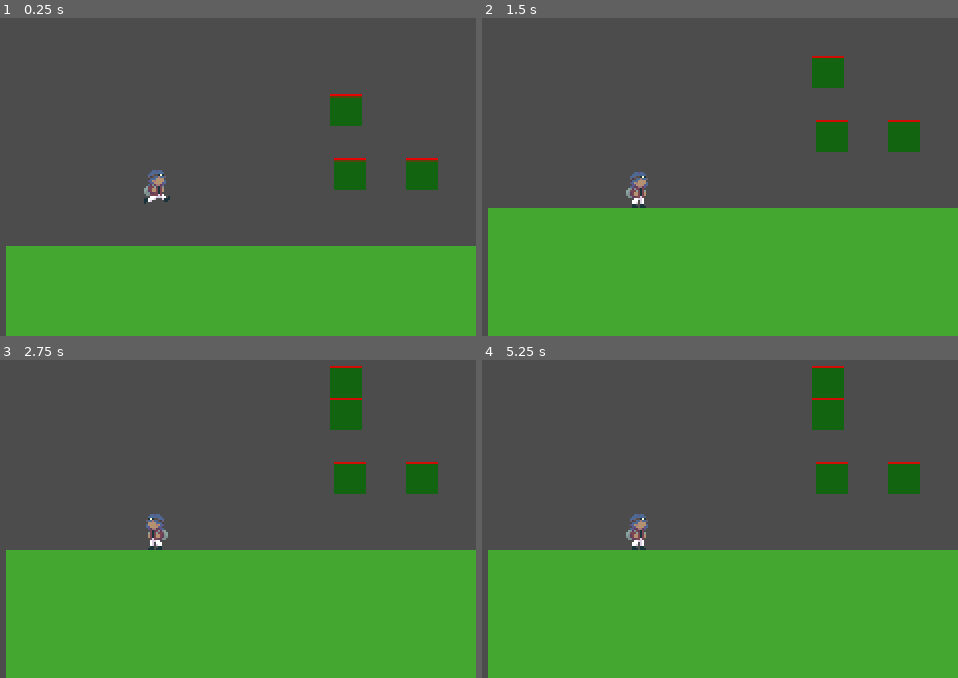
Above: before the commit, frames 1-4 (two rows, left to right).
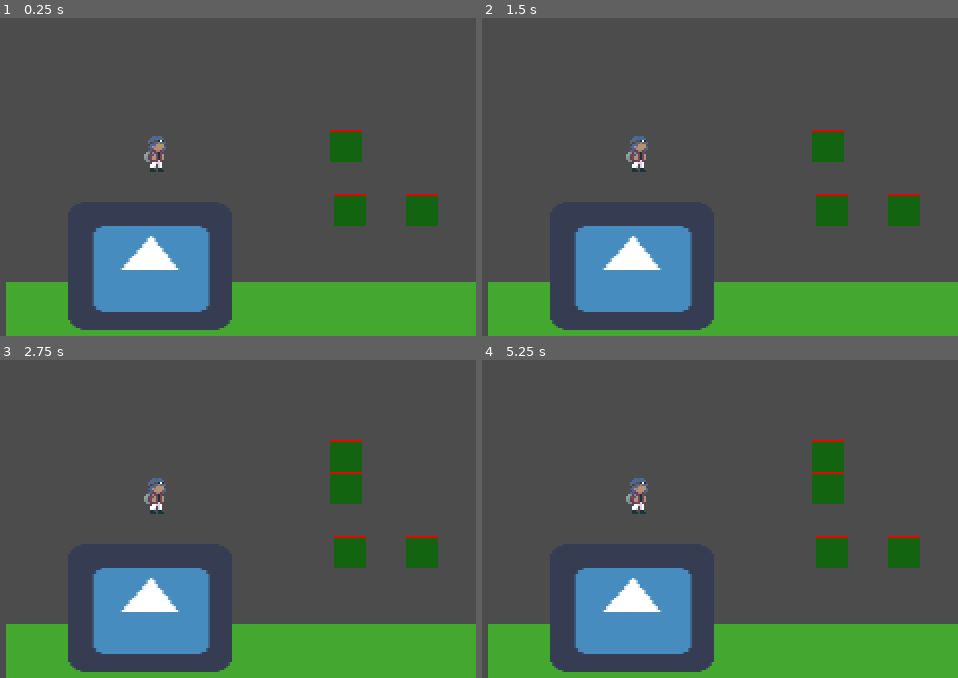
Above: after the commit, the same moments.

Repository: F-P-S-B/ggj-2023-roots
Game: Godot game, scene res://Levels/Dev/DevLevel.tscn
Two runs of this game, one before a commit and one after it. Both use one fixed random seed, a clock stepped at 60 frames per second and the inputs below. The engine's default icon, where the game draws it, is replaced by a stand-in: a white triangle on a blue panel in a dark square.
Inputs:
- Up to frame 1 (0.25 s): no input
- Up to frame 2 (1.5 s): hold Right (move_right) from 0.53 s (still down); tap Shift (dash) at 0.6, 1.35 s; tap Space (jump) at 0.77 s; tap Enter at 1.25 s
- Up to frame 3 (2.75 s): tap Space (jump) at 1.52, 2 s; release Right (move_right) at 2.03 s; hold Left (move_left) from 2.03 s (still down); hold Tab from 2.03 s (still down); tap Shift (dash) at 2.3 s
- Up to frame 4 (5.25 s): tap Enter at 2.75, 4.25 s; release Left (move_left) at 2.78 s; release Tab at 2.78 s; hold Right (move_right) 2.78-4.28 s; tap Backspace at 2.85 s; tap Space (jump) at 3.02, 3.5, 3.77, 4.52, 5 s; tap Shift (dash) at 3.05, 3.6, 4.35 s; tap , (toggle_menu) at 4.15 s; hold Left (move_left) 4.28-5.03 s; hold Right (move_right) from 5.03 s (still down); hold Tab from 5.03 s (still down)

The runs differ from the first frame. In frame 1, 22% of the frame differs, in the area x 1-100%, y 23-99%; in frame 2, 31%; in frame 3, 32%, in the area x 1-100%, y 1-99%; in frame 4, 32%.
Error after the commit: Parse Error: The identifier "is_d" isn't declared in the current scope. (res://player/Player.gd:287)

Commit message:
implements working steles

Diff:
--- a/Levels/Dev/DevLevel.tscn
+++ b/Levels/Dev/DevLevel.tscn
@@ -1,9 +1,10 @@
-[gd_scene load_steps=7 format=2]
+[gd_scene load_steps=8 format=2]
 
 [ext_resource path="res://player/Player.tscn" type="PackedScene" id=1]
 [ext_resource path="res://tile.png" type="Texture" id=2]
 [ext_resource path="res://assets/LevelElements/Stele.tscn" type="PackedScene" id=3]
 [ext_resource path="res://Roots/RootTile.tscn" type="PackedScene" id=4]
+[ext_resource path="res://assets/LevelElements/DeathZone.tscn" type="PackedScene" id=5]
 
 [sub_resource type="ConvexPolygonShape2D" id=2]
 points = PoolVector2Array( 16, 16, 0, 16, 0, 0, 16, 0 )
@@ -69,3 +70,6 @@
 
 [node name="Stele1" parent="." instance=ExtResource( 3 )]
 position = Vector2( 72, 232 )
+
+[node name="DeathZone1" parent="." instance=ExtResource( 5 )]
+position = Vector2( -8, 248 )
--- a/assets/LevelElements/Stele.tscn
+++ b/assets/LevelElements/Stele.tscn
@@ -1,4 +1,6 @@
-[gd_scene load_steps=2 format=2]
+[gd_scene load_steps=3 format=2]
+
+[ext_resource path="res://icon.png" type="Texture" id=1]
 
 [sub_resource type="RectangleShape2D" id=1]
 
@@ -9,3 +11,6 @@
 [node name="CollisionShape2D" type="CollisionShape2D" parent="."]
 scale = Vector2( 1, 1.04393 )
 shape = SubResource( 1 )
+
+[node name="Sprite" type="Sprite" parent="."]
+texture = ExtResource( 1 )
--- a/player/Player.gd
+++ b/player/Player.gd
@@ -28,14 +28,14 @@
 export var super_jump_charge_duration := 120
 export var wall_jump_duration := 3
 export var wall_jump_horiz_speed := 300
-export var dash_speed := 780
+export var dash_speed := 1000
 export var dash_duration := 4
 export var dash_friction := 0.25
 
 export var gravity := 20
 export var gliding_gravity := 5
 export var sliding_speed := 35
-export var vert_friction := 0.025
+export var vert_friction := 0.0
 export var horiz_friction := 0.2
 export var max_speed := 150.0
 export var max_skill_count := 9
@@ -80,6 +80,7 @@
 
 var can_open_menu := 0
 
+var is_dying := false
 onready var animation_sprite_squisher := $SpriteWrapper
 onready var animation_sprite := $SpriteWrapper/Sprite
 onready var animation_player := $AnimationPlayer
@@ -283,7 +284,8 @@
 	pass
 
 func death():
-	pass
+	is_d
+	get_tree().reload_current_scene()
 
 """
 Animation
@@ -347,17 +349,14 @@
 
 func _on_WallJumpRight_body_exited(_body : Node):
 	on_walls_right -= 1
-	print("cas4")
-
-func _on_HitBox_body_entered(_body):
+
+func _on_HitBox_area_entered(_body):
 	death()
 
-func _on_InteractStele_body_entered(_body : Node):
-	print("cas1")
+func _on_InteractStele_area_entered(_body : Node):
 	can_open_menu += 1
 
-func _on_InteractStele_body_exited(_body : Node):
-	print("cas2")
+func _on_InteractStele_area_exited(_body : Node):
 	can_open_menu -= 1
 
 func _on_Dash_Button_pressed():
@@ -374,7 +373,6 @@
 	change_icon(Skills.JUMP2, "jump", jump2_button)
 
 func _on_Super_Jump_Button_pressed():
-	print("y")
 	enable_skill(Skills.SUPER_JUMP)
 	change_icon(Skills.SUPER_JUMP, "super_jump", super_jump_button)
 
@@ -398,19 +396,6 @@
 func _on_Platform_Button_pressed():
 	enable_skill(Skills.RAISE_PLATFORM)
 	change_icon(Skills.RAISE_PLATFORM, "platform", platform_button)
-
-func _on_Interactible_enter(interactible: Node):
-	# Créer un Area2D sur le layer 7: Interactible
-	# Implémenter la fonction get_interactible_type sinon crash :3
-	# Faire ce que vous voulez dans le match
-	match interactible.get_interactible_type(): # str
-		"Test":
-			print("Test")
-		_:
-			pass
-
-func _on_Interactible_leave(interactible: Node):
-	pass
 
 
 """
@@ -461,8 +446,6 @@
 	last_hovered = -1
 
 func toggle_menu():
-	if(can_open_menu > 0):
-		print("can_open_menu:",can_open_menu)
 	if Input.is_action_just_pressed("toggle_menu") and (show_menu or (can_open_menu > 0)):
 		show_menu = not show_menu
 	if show_menu:
--- a/player/Player.tscn
+++ b/player/Player.tscn
@@ -81,6 +81,8 @@
 [sub_resource type="RectangleShape2D" id=8]
 extents = Vector2( 1.5, 7 )
 
+[sub_resource type="RectangleShape2D" id=10]
+
 [sub_resource type="RectangleShape2D" id=9]
 extents = Vector2( 10, 9 )
 
@@ -279,17 +281,14 @@
 }
 
 [node name="InteractStele" type="Area2D" parent="."]
-visible = false
 collision_layer = 0
 collision_mask = 32
 
 [node name="CollisionShape2D" type="CollisionShape2D" parent="InteractStele"]
-shape = SubResource( 1 )
-__meta__ = {
-"_edit_lock_": true
-}
+shape = SubResource( 10 )
 
 [node name="InteractBox" type="Area2D" parent="."]
+visible = false
 collision_layer = 0
 collision_mask = 64
 
@@ -310,7 +309,8 @@
 [connection signal="body_exited" from="WallJumpLeft" to="." method="_on_WallJumpLeft_body_exited"]
 [connection signal="body_entered" from="WallJumpRight" to="." method="_on_WallJumpRight_body_entered"]
 [connection signal="body_exited" from="WallJumpRight" to="." method="_on_WallJumpRight_body_exited"]
-[connection signal="body_entered" from="HitBox" to="." method="_on_HitBox_body_entered"]
-[connection signal="body_entered" from="InteractStele" to="." method="_on_HitBox_body_entered"]
+[connection signal="area_entered" from="HitBox" to="." method="_on_HitBox_area_entered"]
+[connection signal="area_entered" from="InteractStele" to="." method="_on_InteractStele_area_entered"]
+[connection signal="area_exited" from="InteractStele" to="." method="_on_InteractStele_area_exited"]
 [connection signal="area_entered" from="InteractBox" to="." method="_on_Interactible_enter"]
 [connection signal="area_exited" from="InteractBox" to="." method="_on_Interactible_leave"]
Not shown: 1 places in player/Player.tscn that only renumber resources
